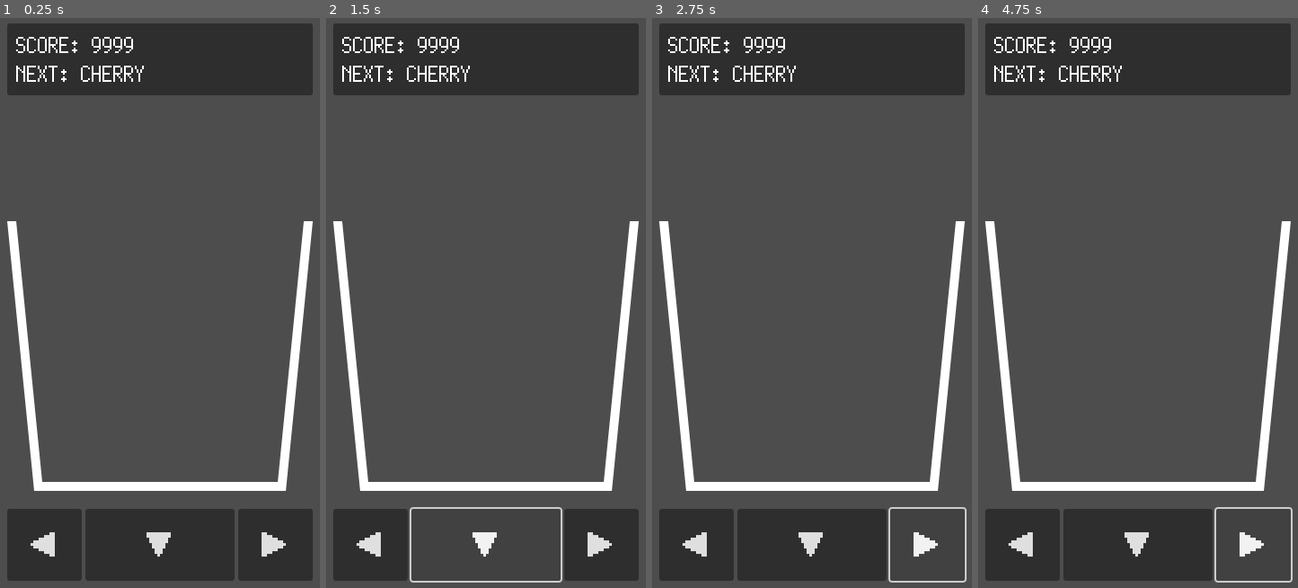
Above: before the commit, frames 1-4 (left to right).
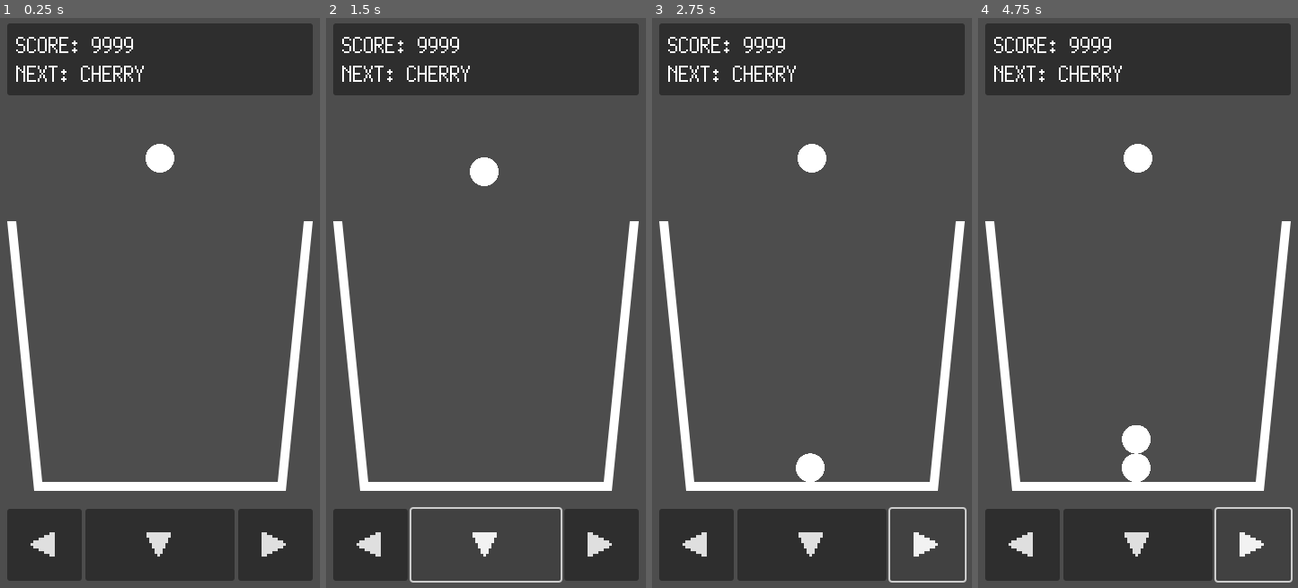
Above: after the commit, the same moments.

Repository: kamikoloss/fruits-puzzle
Game: Godot game, scene res://scenes/Main.tscn
Two runs of this game, one before a commit and one after it. Both use one fixed random seed, a clock stepped at 60 frames per second and the inputs below.
Inputs:
- Up to frame 1 (0.25 s): no input
- Up to frame 2 (1.5 s): click "◀" at 0.5 s; click "▼" at 1.25 s
- Up to frame 3 (2.75 s): click "▶" at 2 s
- Up to frame 4 (4.75 s): click "◀" at 2.75 s; click "▼" at 3.5 s; click "▶" at 4.25 s

The runs differ from the first frame. In frame 1, 0.4% of the frame differs, in the area x 45-55%, y 22-28%; in frame 2, 0.4%; in frame 3, 0.7%; in frame 4, 1.1%, in the area x 44-55%, y 22-82%.
Error before the commit: Invalid assignment of property or key 'freeze' with value of type 'bool' on a base object of type 'null instance'. (res://scenes/Game.gd:34)
Error after the commit: Invalid call. Nonexistent function 'global_translate' in base 'Nil'. (res://scenes/Game.gd:44)

Commit message:
フルーツのサイズが変わらない不具合を修正した

Diff:
--- /dev/null
+++ b/scenes/Fruit.gd
@@ -0,0 +1,19 @@
+extends Node2D
+
+# Member
+var id = 0
+var type = 0
+var score = 0
+
+
+# Called when the node enters the scene tree for the first time.
+func _ready():
+	apply_scale_to_children()
+
+
+# 自身のスケールを子ノードに適用する
+# ref. https://github.com/godotengine/godot/issues/5734
+func apply_scale_to_children():
+	get_node("RigidBody2D/Circle").scale *= scale
+	get_node("RigidBody2D/CollisionShape2D").scale *= scale
+	scale = Vector2.ONE
--- a/scenes/Fruit.tscn
+++ b/scenes/Fruit.tscn
@@ -1,16 +1,20 @@
-[gd_scene load_steps=3 format=3 uid="uid://kd4w6rul4jmp"]
+[gd_scene load_steps=4 format=3 uid="uid://kd4w6rul4jmp"]
 
+[ext_resource type="Script" path="res://scenes/Fruit.gd" id="1_l0nqi"]
 [ext_resource type="Texture2D" uid="uid://f5a5phy22pqb" path="res://images/circle.png" id="1_wt7xc"]
 
 [sub_resource type="CircleShape2D" id="CircleShape2D_ea5ni"]
 radius = 128.0
 
-[node name="Fruit" type="RigidBody2D"]
+[node name="Fruit" type="Node2D"]
+script = ExtResource("1_l0nqi")
+
+[node name="RigidBody2D" type="RigidBody2D" parent="."]
 mass = 0.1
 
-[node name="Circle" type="Sprite2D" parent="."]
+[node name="Circle" type="Sprite2D" parent="RigidBody2D"]
 texture = ExtResource("1_wt7xc")
 
-[node name="CollisionShape2D" type="CollisionShape2D" parent="."]
+[node name="CollisionShape2D" type="CollisionShape2D" parent="RigidBody2D"]
 shape = SubResource("CircleShape2D_ea5ni")
 debug_color = Color(0, 0.6, 0.701961, 0.419608)
